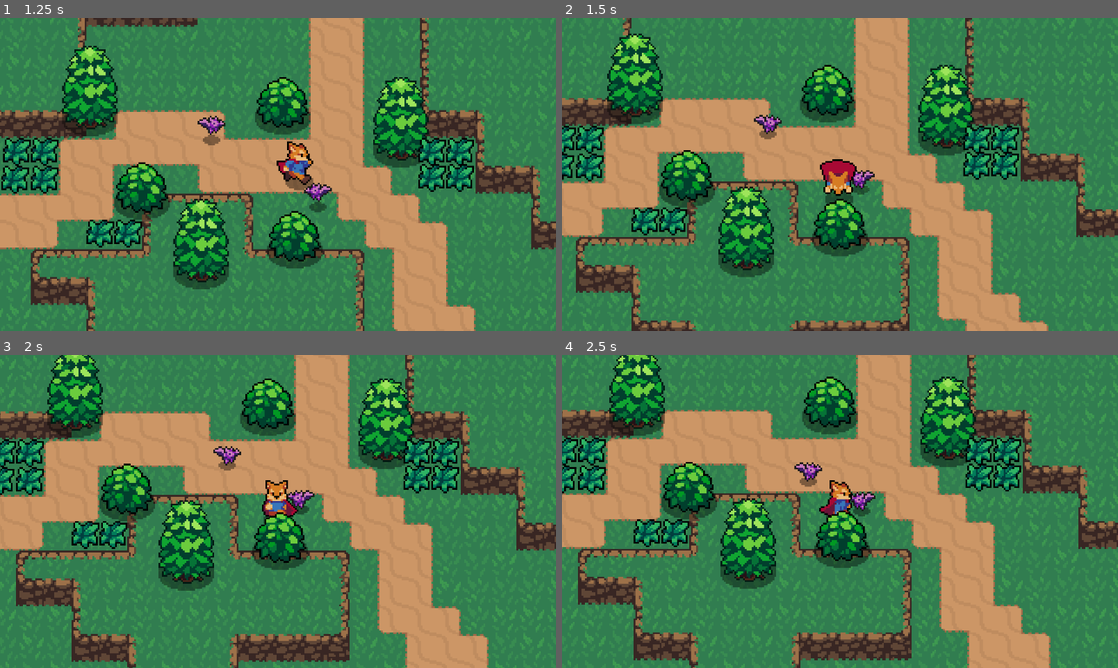
Above: before the commit, frames 1-4 (two rows, left to right).
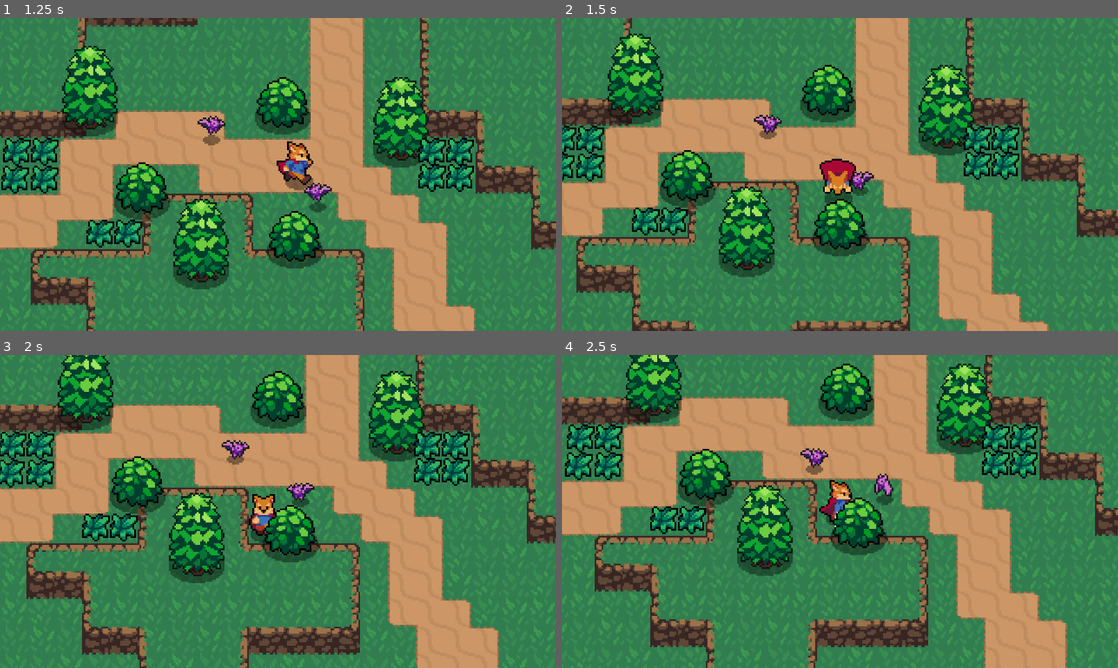
Above: after the commit, the same moments.

Repository: tienviitta/action-rpg
Game: Godot game, scene res://world.tscn
Two runs of this game, one before a commit and one after it. Both use one fixed random seed, a clock stepped at 60 frames per second and the inputs below.
Inputs:
- Up to frame 1 (1.25 s): hold D (move_right) from 0.53 s (still down); tap J (attack) at 0.6 s
- Up to frame 2 (1.5 s): release D (move_right) at 1.28 s; hold Down (move_down) from 1.28 s (still down); tap K (roll) at 1.35 s
- Up to frame 3 (2 s): keep holding Down (move_down)
- Up to frame 4 (2.5 s): release Down (move_down) at 2.03 s; hold D (move_right) from 2.03 s (still down); tap J (attack) at 2.1 s

Frame 1 is identical in both runs. In frame 2, 4.4% of the frame differs, in the area x 0-100%, y 0-100%; in frame 3, 40%; in frame 4, 47%.

Commit message:
Line of sight added.

Diff:
--- /dev/null
+++ b/damage_boxes/hitbox.gd
@@ -0,0 +1,4 @@
+class_name Hitbox extends Area2D
+
+@export var damage := 1
+@export var knockback_direction: Vector2
--- /dev/null
+++ b/damage_boxes/hurtbox.gd
@@ -0,0 +1,12 @@
+class_name Hurtbox extends Area2D
+
+signal hurt(hitbox: Hitbox)
+
+# Called when the node enters the scene tree for the first time.
+func _ready() -> void:
+	area_entered.connect(_on_area_entered)
+
+func _on_area_entered(area_2d: Hitbox) -> void:
+	if area_2d is not Hitbox:
+		return
+	hurt.emit(area_2d)
--- a/enemies/bat_enemy.gd
+++ b/enemies/bat_enemy.gd
@@ -1,18 +1,27 @@
 extends CharacterBody2D
 
 const SPEED = 30.0
+const FRICTION = 500.0
 @export var range := 96
+@export var stats: Stats
 @onready var sprite_2d: Sprite2D = $Sprite2D
 @onready var animation_tree: AnimationTree = $AnimationTree
 @onready var playback = animation_tree.get("parameters/StateMachine/playback") as AnimationNodeStateMachinePlayback
 @export var player: Player
+@onready var ray_cast_2d: RayCast2D = $RayCast2D
+@onready var hurtbox: Hurtbox = $Hurtbox
+
+func _ready() -> void:
+	stats = stats.duplicate()
+	hurtbox.hurt.connect(take_hit.call_deferred)
+	stats.no_health.connect(queue_free)
 
 func _physics_process(delta: float) -> void:
 	var state = playback.get_current_node()
 	match state:
-		"Idle":
+		"IdleState":
 			pass
-		"Chase":
+		"ChaseState":
 			var player = get_player()
 			if player is Player:
 				velocity = global_position.direction_to(player.global_position) * SPEED
@@ -20,6 +29,15 @@
 			else:
 				velocity = Vector2.ZERO
 			move_and_slide()
+		"HitState":
+			velocity = velocity.move_toward(Vector2.ZERO, FRICTION * delta)
+			move_and_slide()
+
+func take_hit(other_hitbox: Hitbox) -> void:
+	stats.health -= other_hitbox.damage
+	velocity = other_hitbox.knockback_direction * 100
+	playback.start("HitState")
+	print("HitState")
 
 func get_player() -> Player:
 	return get_tree().get_first_node_in_group("player")
@@ -32,3 +50,11 @@
 		if distance_to_player < range:
 			result = true
 	return result
+
+func can_see_player() -> bool:
+	if not is_player_in_range():
+		return false
+	var player = get_player()
+	ray_cast_2d.target_position = player.global_position - global_position
+	var has_los_to_player = not ray_cast_2d.is_colliding()
+	return has_los_to_player
--- a/enemies/bat_enemy.tscn
+++ b/enemies/bat_enemy.tscn
@@ -1,8 +1,16 @@
-[gd_scene load_steps=15 format=3 uid="uid://dmq4maey88ixf"]
+[gd_scene load_steps=21 format=3 uid="uid://dmq4maey88ixf"]
 
 [ext_resource type="Texture2D" uid="uid://cglnp7ggdeydm" path="res://enemies/bat.png" id="1_0fsds"]
 [ext_resource type="Script" uid="uid://d3srx5xef4qh0" path="res://enemies/bat_enemy.gd" id="1_5gx0a"]
 [ext_resource type="Texture2D" uid="uid://ov512forpqrv" path="res://shadows/small_shadow.png" id="2_e7gs6"]
+[ext_resource type="Script" uid="uid://dfxa0gejah2w8" path="res://stats.gd" id="2_erta8"]
+[ext_resource type="Script" uid="uid://doghxpxpnrwjf" path="res://damage_boxes/hurtbox.gd" id="4_grp10"]
+
+[sub_resource type="Resource" id="Resource_ww8v4"]
+script = ExtResource("2_erta8")
+health = 3
+max_health = 3
+metadata/_custom_type_script = "uid://dfxa0gejah2w8"
 
 [sub_resource type="CircleShape2D" id="CircleShape2D_e7gs6"]
 radius = 5.0
@@ -49,6 +57,9 @@
 [sub_resource type="AnimationNodeAnimation" id="AnimationNodeAnimation_5gx0a"]
 animation = &"fly"
 
+[sub_resource type="AnimationNodeAnimation" id="AnimationNodeAnimation_grp10"]
+animation = &"fly"
+
 [sub_resource type="AnimationNodeAnimation" id="AnimationNodeAnimation_e7gs6"]
 animation = &"fly"
 
@@ -57,29 +68,43 @@
 
 [sub_resource type="AnimationNodeStateMachineTransition" id="AnimationNodeStateMachineTransition_grp10"]
 advance_mode = 2
-advance_expression = "is_player_in_range()
+advance_expression = "can_see_player()
 "
 
 [sub_resource type="AnimationNodeStateMachineTransition" id="AnimationNodeStateMachineTransition_erta8"]
 advance_mode = 2
-advance_expression = "not is_player_in_range()
+advance_expression = "not can_see_player()
+"
+
+[sub_resource type="AnimationNodeStateMachineTransition" id="AnimationNodeStateMachineTransition_ww8v4"]
+advance_mode = 2
+advance_expression = "velocity == Vector2(0,0)
 "
 
 [sub_resource type="AnimationNodeStateMachine" id="AnimationNodeStateMachine_e7gs6"]
-states/Chase/node = SubResource("AnimationNodeAnimation_5gx0a")
-states/Chase/position = Vector2(503, 185)
-states/Idle/node = SubResource("AnimationNodeAnimation_e7gs6")
-states/Idle/position = Vector2(502, 100)
-transitions = ["Start", "Idle", SubResource("AnimationNodeStateMachineTransition_5gx0a"), "Idle", "Chase", SubResource("AnimationNodeStateMachineTransition_grp10"), "Chase", "Idle", SubResource("AnimationNodeStateMachineTransition_erta8")]
+states/ChaseState/node = SubResource("AnimationNodeAnimation_5gx0a")
+states/ChaseState/position = Vector2(503, 185)
+states/HitState/node = SubResource("AnimationNodeAnimation_grp10")
+states/HitState/position = Vector2(664, 100)
+states/IdleState/node = SubResource("AnimationNodeAnimation_e7gs6")
+states/IdleState/position = Vector2(502, 100)
+transitions = ["Start", "IdleState", SubResource("AnimationNodeStateMachineTransition_5gx0a"), "IdleState", "ChaseState", SubResource("AnimationNodeStateMachineTransition_grp10"), "ChaseState", "IdleState", SubResource("AnimationNodeStateMachineTransition_erta8"), "HitState", "IdleState", SubResource("AnimationNodeStateMachineTransition_ww8v4")]
 
 [sub_resource type="AnimationNodeBlendTree" id="AnimationNodeBlendTree_5gx0a"]
-graph_offset = Vector2(-558, 51)
+graph_offset = Vector2(-568, 49)
 nodes/StateMachine/node = SubResource("AnimationNodeStateMachine_e7gs6")
 nodes/StateMachine/position = Vector2(-100, 120)
 node_connections = [&"output", 0, &"StateMachine"]
 
+[sub_resource type="CircleShape2D" id="CircleShape2D_5gx0a"]
+radius = 3.0
+
 [node name="BatEnemy" type="CharacterBody2D"]
+collision_layer = 4
+collision_mask = 7
+motion_mode = 1
 script = ExtResource("1_5gx0a")
+stats = SubResource("Resource_ww8v4")
 
 [node name="Sprite2D" type="Sprite2D" parent="."]
 texture = ExtResource("1_0fsds")
@@ -103,3 +128,16 @@
 tree_root = SubResource("AnimationNodeBlendTree_5gx0a")
 advance_expression_base_node = NodePath("..")
 anim_player = NodePath("../AnimationPlayer")
+
+[node name="RayCast2D" type="RayCast2D" parent="."]
+target_position = Vector2(16, 0)
+
+[node name="Hurtbox" type="Area2D" parent="."]
+collision_layer = 16
+collision_mask = 16
+script = ExtResource("4_grp10")
+metadata/_custom_type_script = "uid://doghxpxpnrwjf"
+
+[node name="CollisionShape2D" type="CollisionShape2D" parent="Hurtbox"]
+position = Vector2(0, -7)
+shape = SubResource("CircleShape2D_5gx0a")
--- a/player/player.gd
+++ b/player/player.gd
@@ -7,6 +7,7 @@
 var last_input_vector = Vector2.ZERO
 @onready var animation_tree: AnimationTree = $AnimationTree
 @onready var playback = animation_tree.get("parameters/StateMachine/playback") as AnimationNodeStateMachinePlayback
+@onready var hitbox: Hitbox = $Hitbox
 
 func _physics_process(delta: float) -> void:
 	# StringName get_current_node() const
@@ -25,6 +26,7 @@
 	input_vector = Input.get_vector("move_left", "move_right", "move_up", "move_down")
 	# Update only when moving
 	if input_vector != Vector2.ZERO:
+		hitbox.knockback_direction = input_vector.normalized()
 		last_input_vector = input_vector
 		var direction_vector := Vector2(input_vector.x, -input_vector.y)
 		update_blend_positions(direction_vector)
--- a/player/player.tscn
+++ b/player/player.tscn
@@ -1,8 +1,9 @@
-[gd_scene load_steps=53 format=3 uid="uid://di0wvab43tn8d"]
+[gd_scene load_steps=54 format=3 uid="uid://di0wvab43tn8d"]
 
 [ext_resource type="Texture2D" uid="uid://4vet7qvmiv3" path="res://player/player.png" id="1_oul6g"]
 [ext_resource type="Script" uid="uid://dvffnk1jhbqqm" path="res://player/player.gd" id="1_rkbax"]
 [ext_resource type="Texture2D" uid="uid://b8noq1yhfk71i" path="res://shadows/medium_shadow.png" id="3_g1dw6"]
+[ext_resource type="Script" uid="uid://cgyrlwtxpx0wc" path="res://damage_boxes/hitbox.gd" id="4_yw30f"]
 
 [sub_resource type="Animation" id="Animation_g1dw6"]
 length = 0.001
@@ -21,7 +22,7 @@
 tracks/1/type = "value"
 tracks/1/imported = false
 tracks/1/enabled = true
-tracks/1/path = NodePath("Area2D/CollisionPolygon2D:polygon")
+tracks/1/path = NodePath("Hitbox/CollisionPolygon2D:polygon")
 tracks/1/interp = 1
 tracks/1/loop_wrap = true
 tracks/1/keys = {
@@ -50,7 +51,7 @@
 tracks/1/type = "value"
 tracks/1/imported = false
 tracks/1/enabled = true
-tracks/1/path = NodePath("Area2D/CollisionPolygon2D:polygon")
+tracks/1/path = NodePath("Hitbox/CollisionPolygon2D:polygon")
 tracks/1/interp = 1
 tracks/1/loop_wrap = true
 tracks/1/keys = {
@@ -79,7 +80,7 @@
 tracks/1/type = "value"
 tracks/1/imported = false
 tracks/1/enabled = true
-tracks/1/path = NodePath("Area2D/CollisionPolygon2D:polygon")
+tracks/1/path = NodePath("Hitbox/CollisionPolygon2D:polygon")
 tracks/1/interp = 1
 tracks/1/loop_wrap = true
 tracks/1/keys = {
@@ -108,7 +109,7 @@
 tracks/1/type = "value"
 tracks/1/imported = false
 tracks/1/enabled = true
-tracks/1/path = NodePath("Area2D/CollisionPolygon2D:polygon")
+tracks/1/path = NodePath("Hitbox/CollisionPolygon2D:polygon")
 tracks/1/interp = 1
 tracks/1/loop_wrap = true
 tracks/1/keys = {
@@ -137,7 +138,7 @@
 tracks/1/type = "value"
 tracks/1/imported = false
 tracks/1/enabled = true
-tracks/1/path = NodePath("Area2D/CollisionPolygon2D:polygon")
+tracks/1/path = NodePath("Hitbox/CollisionPolygon2D:polygon")
 tracks/1/interp = 1
 tracks/1/loop_wrap = true
 tracks/1/keys = {
@@ -522,6 +523,8 @@
 node_connections = [&"output", 0, &"StateMachine"]
 
 [node name="Player" type="CharacterBody2D" groups=["player"]]
+collision_layer = 2
+collision_mask = 5
 motion_mode = 1
 script = ExtResource("1_rkbax")
 
@@ -559,7 +562,11 @@
 position = Vector2(0, 4)
 texture = ExtResource("3_g1dw6")
 
-[node name="Area2D" type="Area2D" parent="."]
-
-[node name="CollisionPolygon2D" type="CollisionPolygon2D" parent="Area2D"]
+[node name="Hitbox" type="Area2D" parent="."]
+collision_layer = 16
+collision_mask = 16
+script = ExtResource("4_yw30f")
+metadata/_custom_type_script = "uid://cgyrlwtxpx0wc"
+
+[node name="CollisionPolygon2D" type="CollisionPolygon2D" parent="Hitbox"]
 polygon = PackedVector2Array(-2, -13, -2, -23, -1, -24, 0, -24, 1, -23, 1, -13)
--- a/project.godot
+++ b/project.godot
@@ -66,6 +66,14 @@
 ]
 }
 
+[layer_names]
+
+2d_physics/layer_1="world"
+2d_physics/layer_2="player"
+2d_physics/layer_3="enemy"
+2d_physics/layer_4="player_hurtbox"
+2d_physics/layer_5="enemy_hurtbox"
+
 [rendering]
 
 textures/canvas_textures/default_texture_filter=0
--- /dev/null
+++ b/stats.gd
@@ -0,0 +1,9 @@
+class_name Stats extends Resource
+
+@export var health := 1:
+	set(value):
+		health = value
+		if health <= 0:
+			no_health.emit()
+@export var max_health := 1
+signal no_health()
--- a/world/grass.gd
+++ b/world/grass.gd
@@ -2,13 +2,13 @@
 
 # const GRASS_EFFECT = preload("res://effects/grass_effect.tscn")
 @export var GRASS_EFFECT: PackedScene
-@onready var area_2d: Area2D = $Area2D
+@onready var hurtbox: Hurtbox = $Hurtbox
 
 # Called when the node enters the scene tree for the first time.
 func _ready() -> void:
-	area_2d.area_entered.connect(_on_area_2d_area_entered)
+	hurtbox.hurt.connect(_on_hurt)
 
-func _on_area_2d_area_entered(other_area_2d: Area2D) -> void:
+func _on_hurt(other_hitbox: Hitbox) -> void:
 	var grass_effect_instance = GRASS_EFFECT.instantiate()
 	get_tree().current_scene.add_child(grass_effect_instance)
 	grass_effect_instance.global_position = global_position
--- a/world/grass.tscn
+++ b/world/grass.tscn
@@ -1,8 +1,9 @@
-[gd_scene load_steps=5 format=3 uid="uid://cc8bp41x28k0p"]
+[gd_scene load_steps=6 format=3 uid="uid://cc8bp41x28k0p"]
 
 [ext_resource type="Script" uid="uid://56c4vauk6dn0" path="res://world/grass.gd" id="1_6gvtj"]
 [ext_resource type="Texture2D" uid="uid://nap72urant66" path="res://world/grass.png" id="1_44d1o"]
 [ext_resource type="PackedScene" uid="uid://l6neuc60h3v1" path="res://effects/grass_effect.tscn" id="2_aervy"]
+[ext_resource type="Script" uid="uid://doghxpxpnrwjf" path="res://damage_boxes/hurtbox.gd" id="4_3sb01"]
 
 [sub_resource type="RectangleShape2D" id="RectangleShape2D_aervy"]
 size = Vector2(12, 13)
@@ -14,8 +15,12 @@
 [node name="Sprite2D" type="Sprite2D" parent="."]
 texture = ExtResource("1_44d1o")
 
-[node name="Area2D" type="Area2D" parent="."]
+[node name="Hurtbox" type="Area2D" parent="."]
+collision_layer = 16
+collision_mask = 16
+script = ExtResource("4_3sb01")
+metadata/_custom_type_script = "uid://doghxpxpnrwjf"
 
-[node name="CollisionShape2D" type="CollisionShape2D" parent="Area2D"]
+[node name="CollisionShape2D" type="CollisionShape2D" parent="Hurtbox"]
 position = Vector2(0, -0.5)
 shape = SubResource("RectangleShape2D_aervy")
Not shown, added: damage_boxes/hitbox.gd.uid
Not shown, added: damage_boxes/hurtbox.gd.uid
Not shown, added: stats.gd.uid
